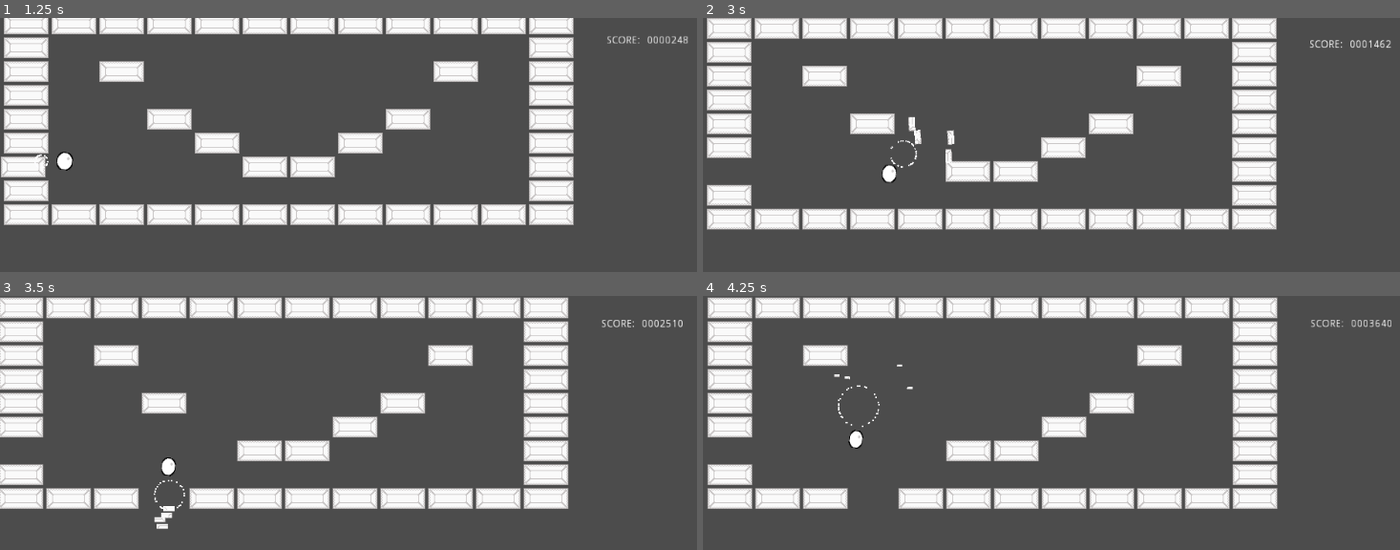
Above: before the commit, frames 1-4 (two rows, left to right).
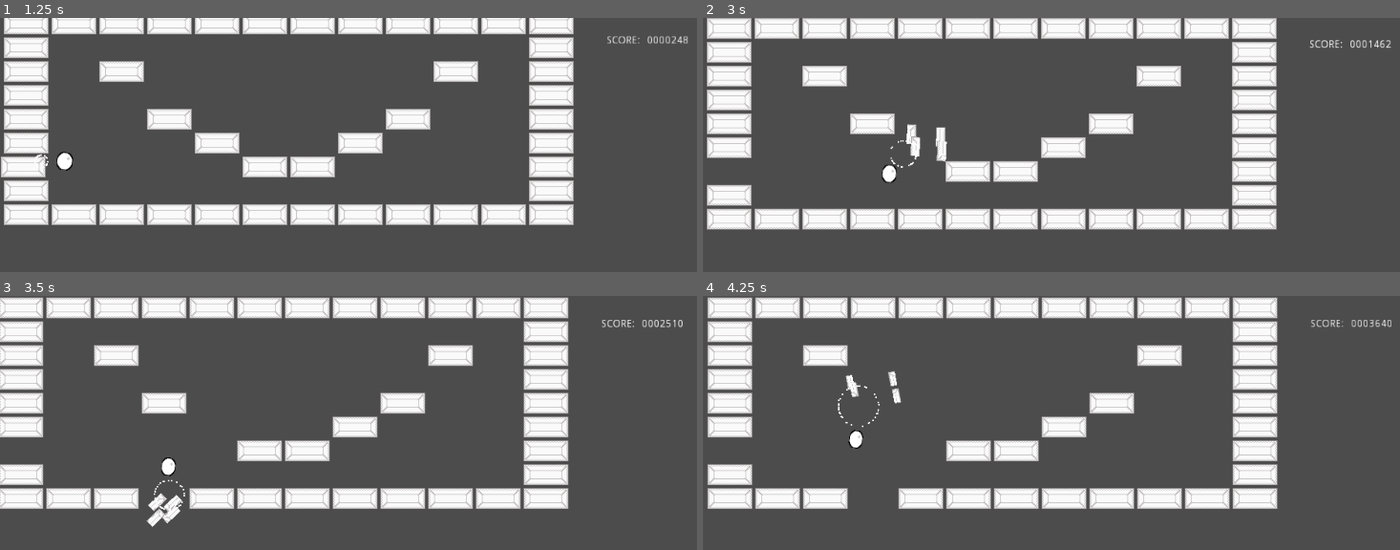
Above: after the commit, the same moments.

Repository: Anatolij-Grigorjev/Breakout4Godot
Game: Godot game, scene res://BreakoutGame.tscn
The game is run twice, just before and just after one commit, with the same random seed, the same clock (stepped at 60 frames per second) and the same inputs.
Inputs (mouse positions are in pixels of both pictures, inside the frame that each line leads up to):
- Up to frame 1 (1.25 s): tap Enter at 0.5 s; move the mouse to (550, 218) at 0.52 s; tap Alt at 0.6 s; click (550, 218) at 0.67 s
- Up to frame 2 (3 s): drag from (933, 264) to (outside the picture) at 1.27 s; move the mouse to (1163, 142) at 2.02 s; tap Shift at 2.1 s; click (1163, 142) at 2.17 s; drag from (outside the picture) to (856, 175) at 2.77 s
- Up to frame 3 (3.5 s): no input
- Up to frame 4 (4.25 s): move the mouse to (outside the picture) at 3.52 s; tap Ctrl at 3.6 s; click (outside the picture) at 3.67 s

Frame 1 is identical in both runs. In frame 2, 0.5% of the frame differs, in the area x 29-37%, y 38-58%; in frame 3, 0.4%; in frame 4, 0.2%.

Commit message:
change brick explode tween

Diff:
--- a/game/bricks/BrickPart.gd
+++ b/game/bricks/BrickPart.gd
@@ -29,19 +29,19 @@
 	mover.interpolate_property(
 		sprite, "rotation_degrees",
 		0, 720,
-		travelDuration, Tween.TRANS_EXPO, Tween.EASE_OUT
+		travelDuration, Tween.TRANS_QUAD, Tween.EASE_OUT
 	)
 
 func _build_mover_scale():
 	mover.interpolate_property(
 		sprite, "scale",
 		Vector2.ONE, Vector2.ZERO,
-		travelDuration, Tween.TRANS_EXPO, Tween.EASE_OUT
+		travelDuration, Tween.TRANS_QUAD, Tween.EASE_OUT
 	)
 
 func _build_mover_travel(direction: Vector2):
 	mover.interpolate_property(
 		self, "position",
 		null, position + direction * 50,
-		travelDuration, Tween.TRANS_EXPO, Tween.EASE_OUT
+		travelDuration, Tween.TRANS_QUAD, Tween.EASE_OUT
 	)
